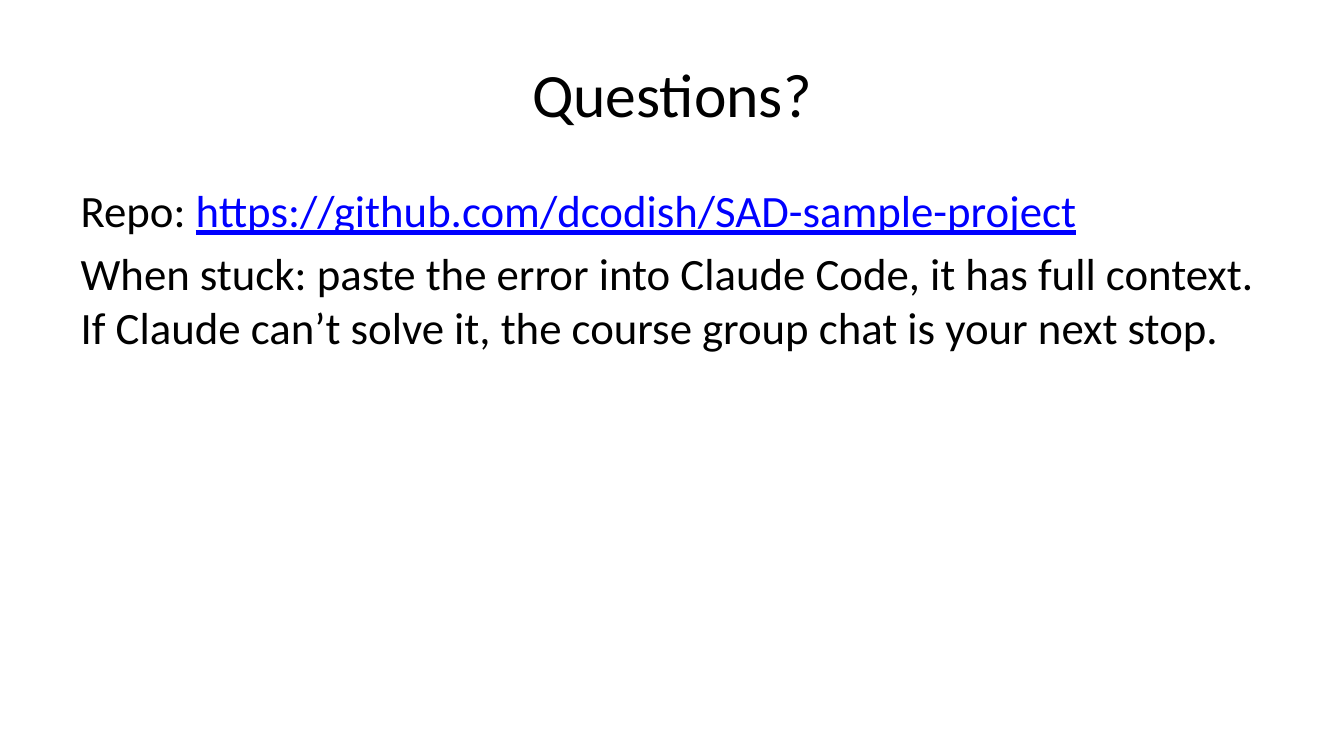
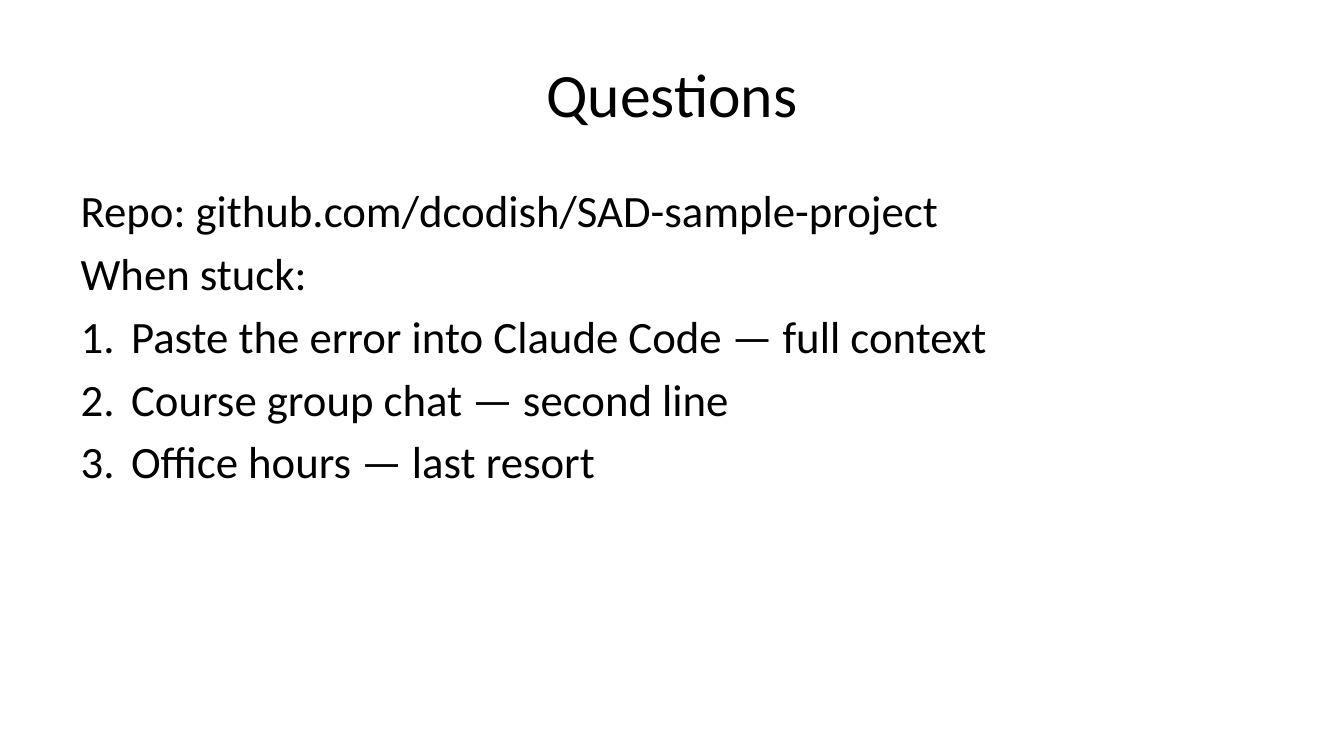
Before and after one commit to dcodish/SAD-sample-project, a slide deck: slide 26 of SLIDE_DECK.pptx (slide 19 before the commit). Drawn at 1344x756 pixels with LibreOffice and Linux fonts; fonts in the diff are those of the drawing. Boxes give left, top, right and bottom in pixels: in the first picture for what was removed or moved away, otherwise in the second. Text is boxed around its words. In the diff, an @@ line names an element or a change of style, - is before the commit and + after.

```diff
--- a/SLIDE_DECK.pptx
+++ b/SLIDE_DECK.pptx
@@ title at <box>546,74,797,125</box>: text changed @@
-Questions?
+Questions
@@ text at <box>81,196,986,479</box>: text changed @@
-Repo: https://github.com/dcodish/SAD-sample-project
-When stuck: paste the error into Claude Code, it has full context. If Claude can’t solve it, the course group chat is your next stop.
+Repo: github.com/dcodish/SAD-sample-project
+When stuck:
+1. Paste the error into Claude Code — full context
+2. Course group chat — second line
+3. Office hours — last resort
```
Also in this commit, not shown: 17 other slides changed, 7 slides added, 2 other files.
